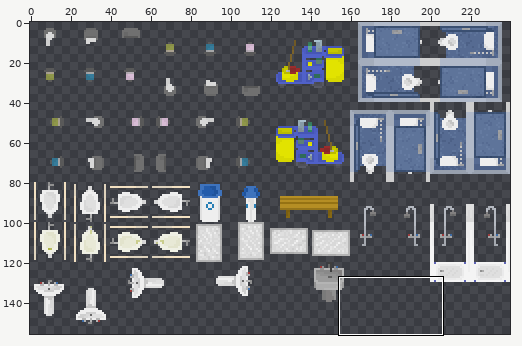
File history of a sprite sheet, ProyectosSDL/HolaSDL/levels/TileSheet-Baño.png. Above, an overview of the earlier version with the close-up marked.
Close-up. Old version:
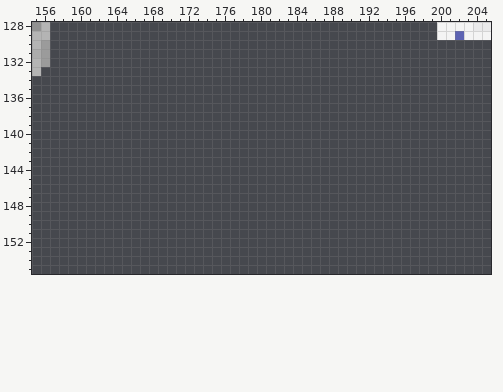
The file is 240x160 pixels. Colours within 5 levels of each other are drawn and written as one. Shown: x 155..205, y 128..155. The wide view leaves out empty margins.
After the commit:
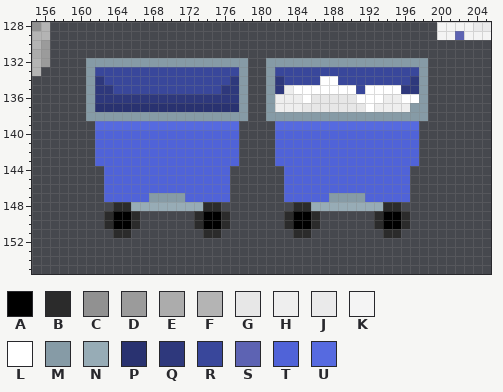
Palette (. is transparent): A #000000  B #2b2b2b  C #919191  D #9b9b9b  E #acacac  F #b4b4b4  G #e7e7e7  H #eeeeee  J #efefeff8  K #f4f4f4  L #ffffff  M #869ba6  N #97acb6  P #293270  Q #2e387c  R #39479b  S #5d63b3  T #5063d8  U #566ae0
The exact change:
The author put colour A in rows 149 to 150 at x 164 to 165, 174 to 175, 184 to 185 and 194 to 195.
The author put colour B in row 148 at x 164 to 165, 174 to 175, 184 to 185 and 194 to 195; in rows 149 to 150 at x 163, 166, 173, 176, 183, 186, 193 and 196; in row 151 at x 164 to 165, 174 to 175, 184 to 185 and 194 to 195.
The author put colour G in row 136 at x 186 to 190; in row 137 at x 185 to 191.
The author put colour H in row 135 at x 183; in row 136 at x 182 to 184 and 194 to 195; in row 137 at x 182 to 184 and 193 to 196.
The author put colour L in row 134 at x 187 to 188; in row 135 at x 184 to 190 and 192 to 195; in row 136 at x 185, 191 to 193 and 196 to 197; in row 137 at x 192.
The author put colour M in row 132 at x 161 to 178 and 181 to 198; in rows 133 to 136 at x 161, 178, 181 and 198; in row 137 at x 161, 178, 181 and 197 to 198; in row 138 at x 161 to 178 and 181 to 198; in row 147 at x 168 to 171 and 188 to 191.
The author put colour N in row 148 at x 166 to 173 and 186 to 193.
The author put colour P in row 137 at x 162 to 177.
The author put colour Q in row 134 at x 162, 177, 182 and 197; in row 135 at x 162 to 163, 176 to 177, 182 and 196 to 197; in row 136 at x 162 to 177.
The author put colour R in row 133 at x 162 to 177 and 182 to 197; in row 134 at x 163 to 176, 183 to 186 and 189 to 196; in row 135 at x 164 to 175 and 191.
The author put colour T in rows 140 to 143 at x 162 to 177 and 182 to 197; in rows 144 to 146 at x 163 to 176 and 183 to 196; in row 147 at x 163 to 167, 172 to 176, 183 to 187 and 192 to 196.
The author put colour U in row 139 at x 162 to 177 and 182 to 197.
Boxes around the changes in both close-ups, in picture pixels (x1, y1, x2, y2):
added: (86, 58, 428, 238)
